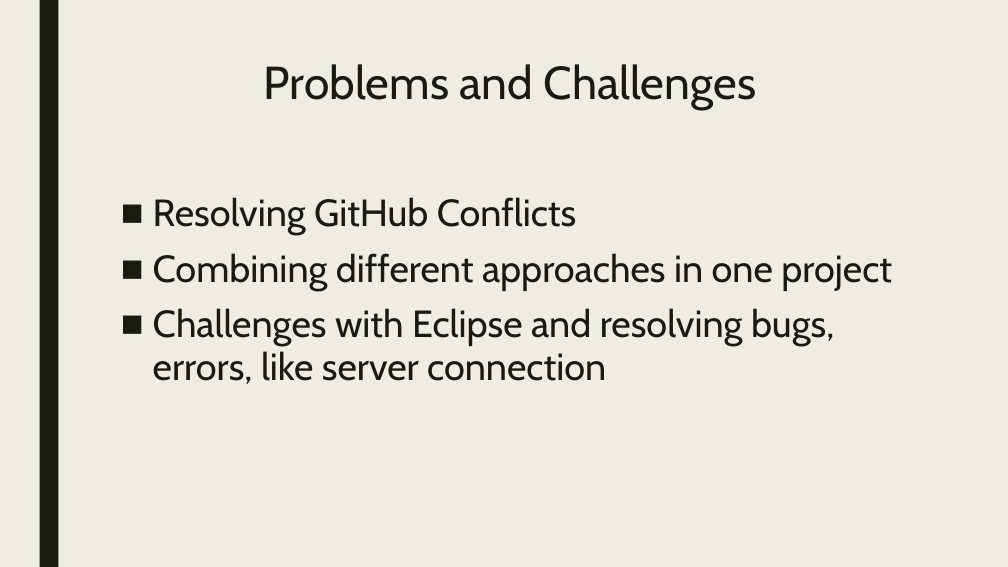
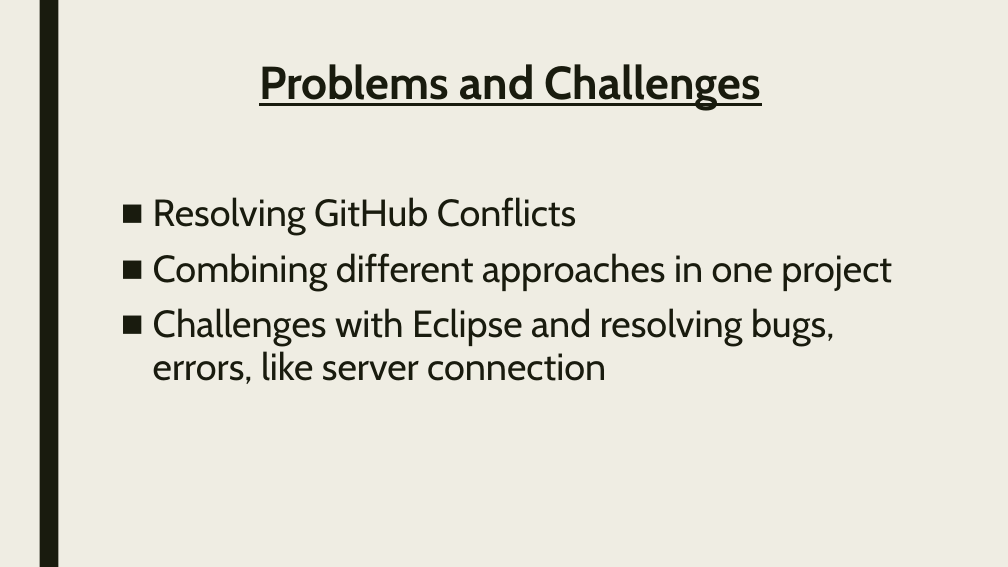
Before and after one commit to Valini/OfficeGit, a slide deck: slide 4 of The OfficePPT.pptx. Drawn at 1008x567 pixels with LibreOffice and Linux fonts; fonts in the diff are those of the drawing. Boxes give left, top, right and bottom in pixels: in the first picture for what was removed or moved away, otherwise in the second. Text is boxed around its words. In the diff, an @@ line names an element or a change of style, - is before the commit and + after.

```diff
--- a/The OfficePPT.pptx
+++ b/The OfficePPT.pptx
@@ title "Problems and Challenges" at <box>259,64,761,110</box>: bold on, underline on @@
```
Also in this commit, not shown: 4 other slides changed.
